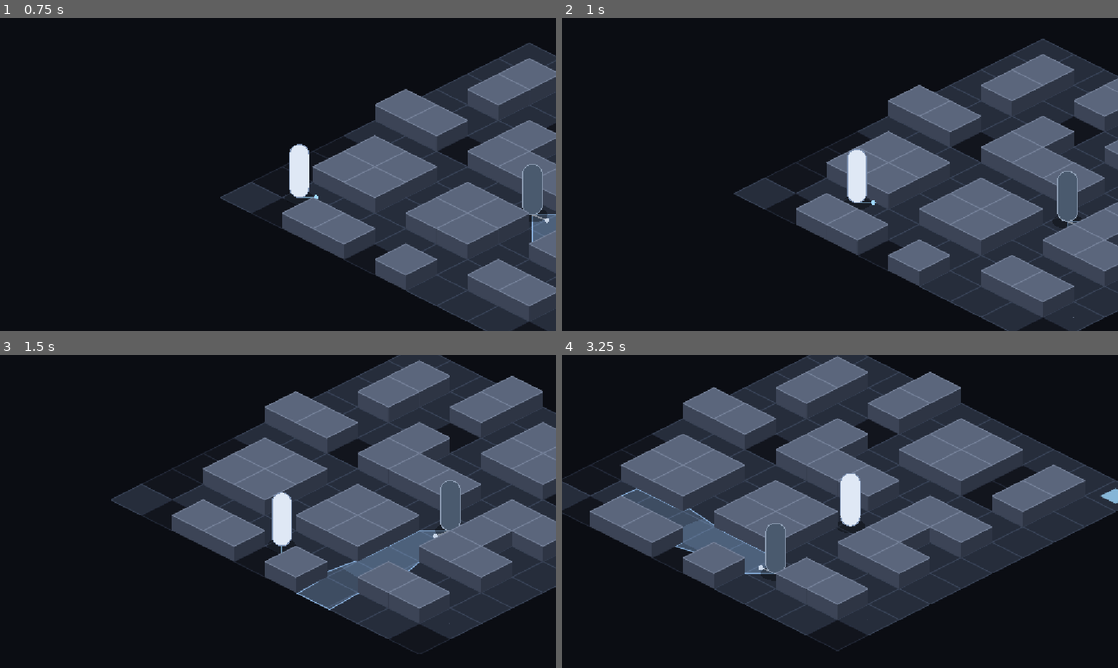
Above: before the commit, frames 1-4 (two rows, left to right).
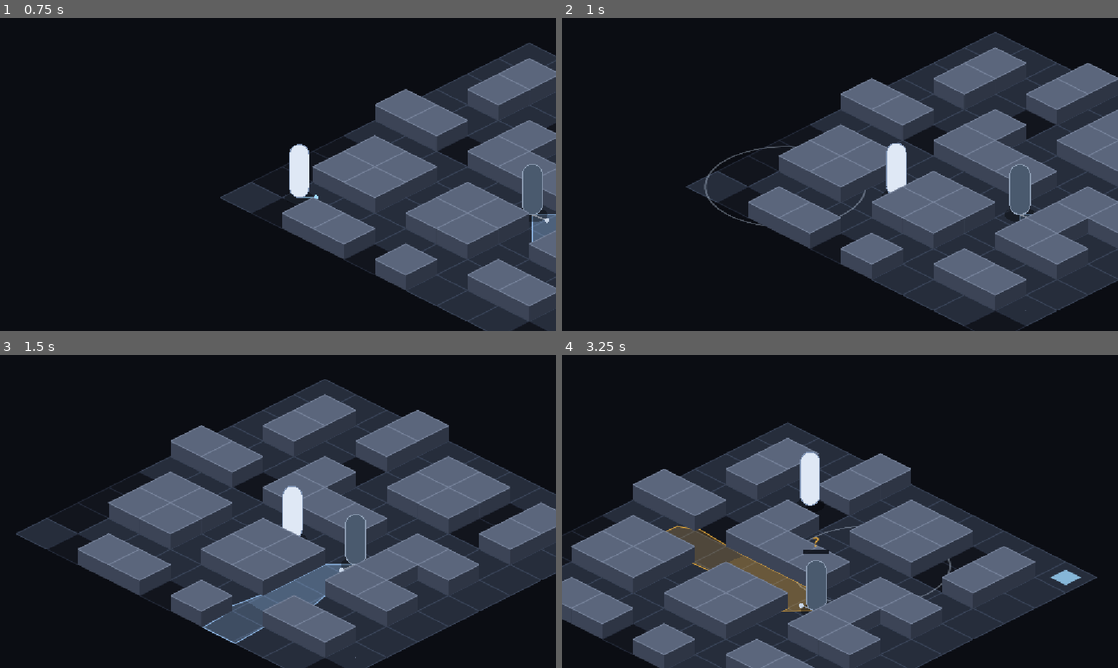
Above: after the commit, the same moments.

Repository: pepinisillo/SeraphPath
Game: Godot game, scene res://escenas/mapa_puesto_control.tscn
Same seed, same stepped clock (60 frames per second), same inputs: the game is played once before the commit and once after it.
Inputs:
- Up to frame 1 (0.75 s): hold D (mover_derecha) from 0.53 s (still down); tap K (golpe_silencioso, bound only after the commit) at 0.6 s
- Up to frame 2 (1 s): keep holding D (mover_derecha); tap Space (impulso, bound only after the commit) at 0.8 s
- Up to frame 3 (1.5 s): release D (mover_derecha) at 1.28 s; hold S (mover_abajo) from 1.28 s (still down); tap Space (impulso, bound only after the commit) at 1.35 s
- Up to frame 4 (3.25 s): tap J (tajo, bound only after the commit) at 1.55, 2.1 s; release S (mover_abajo) at 2.03 s; hold D (mover_derecha) 2.03-2.78 s; tap K (golpe_silencioso, bound only after the commit) at 2.3, 2.85 s; hold W (mover_arriba) from 2.78 s (still down); tap Space (impulso, bound only after the commit) at 3.05 s

Frame 1 is identical in both runs. In frame 2, 36% of the frame differs, in the area x 22-100%, y 4-100%; in frame 3, 45%; in frame 4, 61%, in the area x 0-100%, y 0-100%.

Commit message:
Paso 4: Golpe silencioso, Tajo, Impulso y ruido
- Tajo: 4 de daño a todo lo que haya en un arco de 120° a 1,25 casillas; enfriamiento 0,4 s; hace ruido.
- Golpe silencioso: derriba sin ruido a un soldado que no ve a Mika, sin alarma activa; un rombo marca el objetivo.
- Impulso: dash de 4 casillas en 0,15 s, frenado por los muros; enfriamiento 1,5 s; hace ruido.
- Ruido de radio 4: quien lo oye entra en Sospecha y va al origen. Se dibuja como una onda en el suelo.
- Soldados derribados quedan en el suelo; otra patrulla puede descubrir el cuerpo.
- Controles y detalles del combate en docs/reglas.md.

Diff:
--- a/sed/project.godot
+++ b/sed/project.godot
@@ -50,6 +50,26 @@
 , Object(InputEventJoypadMotion,"resource_local_to_scene":false,"resource_name":"","device":-1,"axis":0,"axis_value":1.0,"script":null)
 ]
 }
+tajo={
+"deadzone": 0.2,
+"events": [Object(InputEventKey,"resource_local_to_scene":false,"resource_name":"","device":-1,"window_id":0,"alt_pressed":false,"shift_pressed":false,"ctrl_pressed":false,"meta_pressed":false,"pressed":false,"keycode":0,"physical_keycode":74,"key_label":0,"unicode":0,"location":0,"echo":false,"script":null)
+, Object(InputEventMouseButton,"resource_local_to_scene":false,"resource_name":"","device":-1,"window_id":0,"alt_pressed":false,"shift_pressed":false,"ctrl_pressed":false,"meta_pressed":false,"button_mask":0,"position":Vector2(0, 0),"global_position":Vector2(0, 0),"factor":1.0,"button_index":1,"canceled":false,"pressed":false,"double_click":false,"script":null)
+, Object(InputEventJoypadButton,"resource_local_to_scene":false,"resource_name":"","device":-1,"button_index":2,"pressure":0.0,"pressed":false,"script":null)
+]
+}
+golpe_silencioso={
+"deadzone": 0.2,
+"events": [Object(InputEventKey,"resource_local_to_scene":false,"resource_name":"","device":-1,"window_id":0,"alt_pressed":false,"shift_pressed":false,"ctrl_pressed":false,"meta_pressed":false,"pressed":false,"keycode":0,"physical_keycode":75,"key_label":0,"unicode":0,"location":0,"echo":false,"script":null)
+, Object(InputEventMouseButton,"resource_local_to_scene":false,"resource_name":"","device":-1,"window_id":0,"alt_pressed":false,"shift_pressed":false,"ctrl_pressed":false,"meta_pressed":false,"button_mask":0,"position":Vector2(0, 0),"global_position":Vector2(0, 0),"factor":1.0,"button_index":2,"canceled":false,"pressed":false,"double_click":false,"script":null)
+, Object(InputEventJoypadButton,"resource_local_to_scene":false,"resource_name":"","device":-1,"button_index":3,"pressure":0.0,"pressed":false,"script":null)
+]
+}
+impulso={
+"deadzone": 0.2,
+"events": [Object(InputEventKey,"resource_local_to_scene":false,"resource_name":"","device":-1,"window_id":0,"alt_pressed":false,"shift_pressed":false,"ctrl_pressed":false,"meta_pressed":false,"pressed":false,"keycode":0,"physical_keycode":32,"key_label":0,"unicode":0,"location":0,"echo":false,"script":null)
+, Object(InputEventJoypadButton,"resource_local_to_scene":false,"resource_name":"","device":-1,"button_index":0,"pressure":0.0,"pressed":false,"script":null)
+]
+}
 
 [physics]
 
@@ -58,5 +78,4 @@
 [rendering]
 
 rendering_device/driver.windows="d3d12"
-renderer/rendering_method="forward_plus"
 environment/defaults/default_clear_color=Color(0.043, 0.051, 0.075, 1)
--- a/sed/scripts/config.gd
+++ b/sed/scripts/config.gd
@@ -22,6 +22,11 @@
 const TAJO_DANO := 4
 const TAJO_ALCANCE := 1.25
 const TAJO_ENFRIAMIENTO := 0.4
+const ATAQUE_ANGULO := 120.0 # grados delante de Mika en los que alcanzan Tajo y Golpe silencioso
+
+# --- Golpe silencioso ---
+const GOLPE_SILENCIOSO_ALCANCE := 1.25
+const GOLPE_SILENCIOSO_ENFRIAMIENTO := 0.5
 
 # --- Sangre ---
 const BEBER_DURACION := 2.0
@@ -53,6 +58,7 @@
 const DETECCION_SOSPECHA := 0.5 # fracción del medidor que dispara la Sospecha
 const DETECCION_VACIADO := 3.0 # s para vaciarse del todo cuando deja de verlo
 const RUIDO_RADIO := 4.0
+const RUIDO_ONDA_DURACION := 0.4 # s que dura la onda dibujada
 const SOSPECHA_DURACION := 6.0
 const ALARMA_REFUERZO_INTERVALO := 10.0
 const ALARMA_REFUERZOS_MAX := 4
--- a/sed/scripts/formas.gd
+++ b/sed/scripts/formas.gd
@@ -20,6 +20,24 @@
 	lienzo.draw_line(Vector2(r, arriba.y), Vector2(r, abajo.y), contorno, 2.0)
 
 
+## Cuerpo tendido en el suelo (personaje derribado). El origen es el centro del cuerpo.
+static func caido(lienzo: CanvasItem, largo: float, grosor: float, relleno: Color, contorno: Color) -> void:
+	lienzo.draw_set_transform(Vector2.ZERO, 0.0, Vector2(1.0, 0.5))
+	lienzo.draw_circle(Vector2.ZERO, largo * 0.55, Color(0, 0, 0, 0.35))
+	lienzo.draw_set_transform(Vector2.ZERO, 0.0, Vector2.ONE)
+
+	var r := grosor / 2.0
+	var izquierda := Vector2(-largo / 2.0 + r, -r)
+	var derecha := Vector2(largo / 2.0 - r, -r)
+	lienzo.draw_rect(Rect2(izquierda.x, -grosor, derecha.x - izquierda.x, grosor), relleno)
+	lienzo.draw_circle(izquierda, r, relleno)
+	lienzo.draw_circle(derecha, r, relleno)
+	lienzo.draw_arc(izquierda, r, PI / 2.0, PI * 1.5, 16, contorno, 2.0)
+	lienzo.draw_arc(derecha, r, -PI / 2.0, PI / 2.0, 16, contorno, 2.0)
+	lienzo.draw_line(Vector2(izquierda.x, -grosor), Vector2(derecha.x, -grosor), contorno, 2.0)
+	lienzo.draw_line(Vector2(izquierda.x, 0.0), Vector2(derecha.x, 0.0), contorno, 2.0)
+
+
 ## Flecha sobre el suelo que indica hacia dónde mira (dirección en casillas).
 static func mirada(lienzo: CanvasItem, direccion: Vector2, color: Color) -> void:
 	var frente := Iso.a_pantalla(direccion) - Iso.a_pantalla(Vector2.ZERO)
--- a/sed/scripts/mapa.gd
+++ b/sed/scripts/mapa.gd
@@ -39,9 +39,8 @@
 	mika = get_node_or_null("Mika")
 	if mika:
 		mika.iniciar(self, Vector2(inicio_mika) + Vector2(0.5, 0.5))
-	for hijo in get_children():
-		if hijo is Soldado:
-			hijo.iniciar(self)
+	for soldado in soldados():
+		soldado.iniciar(self)
 
 
 func _construir() -> void:
@@ -116,6 +115,24 @@
 	return puntos
 
 
+func soldados() -> Array[Soldado]:
+	var lista: Array[Soldado] = []
+	for hijo in get_children():
+		if hijo is Soldado:
+			lista.append(hijo)
+	return lista
+
+
+## Un ruido en `origen`: los soldados a menos de RUIDO_RADIO casillas lo oyen, haya muros o no.
+func hacer_ruido(origen: Vector2) -> void:
+	for soldado in soldados():
+		if soldado.pos.distance_to(origen) <= Config.RUIDO_RADIO:
+			soldado.oir(origen)
+	var onda := OndaRuido.new()
+	onda.position = Iso.a_pantalla(origen)
+	add_child(onda)
+
+
 ## Llama a un soldado de refuerzo, que aparece en la entrada de refuerzos.
 func crear_refuerzo(numero: int) -> void:
 	var soldado: Soldado = load("res://escenas/soldado.tscn").instantiate()
--- a/sed/scripts/mika.gd
+++ b/sed/scripts/mika.gd
@@ -1,19 +1,31 @@
 class_name Mika
 extends Node2D
 ## Mika. Su posición real vive en coordenadas de casilla (pos); `position` solo se deriva al dibujar.
+## Acciones: Tajo (daño y ruido), Golpe silencioso (derriba sin ruido) e Impulso (dash con ruido).
 
 const COLOR_CUERPO := Color("dfe8f5")
 const COLOR_CONTORNO := Color("7f93b3")
 const COLOR_MIRADA := Color("9fd8ff")
+const COLOR_TAJO := Color("eef5ff")
 
 const ALTO_CAPSULA := 110.0 # px
 const ANCHO_CAPSULA := 40.0 # px
 const PASO_MAXIMO := 0.1 # casillas por subpaso, para no atravesar muros a gran velocidad
+const TAJO_VISIBLE := 0.12 # s que se ve el arco del Tajo
 
 var mapa: Mapa
 var pos := Vector2.ZERO # casillas
 var mirada := Vector2(1, 1).normalized() # dirección en casillas
 var direccion := 0 # una de 8 direcciones de pantalla, 0 = derecha, en sentido horario
+## Soldado al que derribaría ahora un Golpe silencioso (o null). Él dibuja la marca.
+var objetivo_silencioso: Soldado = null
+
+var _impulso_restante := 0.0 # s que quedan de dash; > 0 mientras dura
+var _impulso_dir := Vector2.ZERO
+var _enfriamiento_impulso := 0.0
+var _enfriamiento_tajo := 0.0
+var _enfriamiento_golpe := 0.0
+var _tajo_restante := 0.0
 
 
 func iniciar(p_mapa: Mapa, p_pos: Vector2) -> void:
@@ -23,22 +35,112 @@
 	$Camara.reset_smoothing()
 
 
+func celda() -> Vector2i:
+	return Vector2i(floori(pos.x), floori(pos.y))
+
+
+func esta_impulsando() -> bool:
+	return _impulso_restante > 0.0
+
+
 func _physics_process(delta: float) -> void:
 	if mapa == null:
 		return
-	var entrada := Input.get_vector("mover_izquierda", "mover_derecha", "mover_arriba", "mover_abajo")
-	if entrada != Vector2.ZERO:
-		var dir := Iso.direccion_desde_pantalla(entrada)
-		mover(dir * Config.VELOCIDAD_MIKA * delta)
-		mirada = dir.normalized()
-		direccion = Formas.direccion_8(mirada)
+	_enfriamiento_impulso -= delta
+	_enfriamiento_tajo -= delta
+	_enfriamiento_golpe -= delta
+	_tajo_restante -= delta
+
+	if esta_impulsando():
+		_impulsar(delta)
+	else:
+		var entrada := Input.get_vector("mover_izquierda", "mover_derecha", "mover_arriba", "mover_abajo")
+		if entrada != Vector2.ZERO:
+			var dir := Iso.direccion_desde_pantalla(entrada)
+			mover(dir * Config.VELOCIDAD_MIKA * delta)
+			mirada = dir.normalized()
+		if Input.is_action_just_pressed("impulso"):
+			impulso(entrada)
+		elif Input.is_action_just_pressed("tajo"):
+			tajo()
+		elif Input.is_action_just_pressed("golpe_silencioso"):
+			golpe_silencioso()
+
+	objetivo_silencioso = _buscar_objetivo_silencioso()
+	direccion = Formas.direccion_8(mirada)
 	position = Iso.a_pantalla(pos)
 	queue_redraw()
 
 
-func celda() -> Vector2i:
-	return Vector2i(floori(pos.x), floori(pos.y))
+# --- Acciones ---
 
+## Daña a todos los soldados al alcance delante de Mika. Hace ruido.
+func tajo() -> bool:
+	if _enfriamiento_tajo > 0.0 or esta_impulsando():
+		return false
+	_enfriamiento_tajo = Config.TAJO_ENFRIAMIENTO
+	_tajo_restante = TAJO_VISIBLE
+	for soldado in mapa.soldados():
+		if _al_alcance(soldado, Config.TAJO_ALCANCE):
+			soldado.recibir_dano(Config.TAJO_DANO)
+	mapa.hacer_ruido(pos)
+	return true
+
+
+## Derriba sin ruido al soldado marcado. Sin objetivo válido no hace nada.
+func golpe_silencioso() -> bool:
+	if _enfriamiento_golpe > 0.0 or esta_impulsando():
+		return false
+	var objetivo := _buscar_objetivo_silencioso()
+	if objetivo == null:
+		return false
+	_enfriamiento_golpe = Config.GOLPE_SILENCIOSO_ENFRIAMIENTO
+	objetivo.derribar()
+	return true
+
+
+## Dash hacia donde apunta la entrada (o hacia donde mira, si no hay entrada). Hace ruido donde empieza.
+func impulso(entrada: Vector2) -> bool:
+	if _enfriamiento_impulso > 0.0 or esta_impulsando():
+		return false
+	_impulso_dir = Iso.direccion_desde_pantalla(entrada).normalized() if entrada != Vector2.ZERO else mirada
+	mirada = _impulso_dir
+	_impulso_restante = Config.IMPULSO_DURACION
+	_enfriamiento_impulso = Config.IMPULSO_ENFRIAMIENTO
+	mapa.hacer_ruido(pos)
+	return true
+
+
+func _impulsar(delta: float) -> void:
+	var tramo := minf(delta, _impulso_restante)
+	mover(_impulso_dir * (Config.IMPULSO_DISTANCIA / Config.IMPULSO_DURACION) * tramo)
+	_impulso_restante -= tramo
+	if _impulso_restante < 0.0001:
+		_impulso_restante = 0.0 # evita un fotograma extra por redondeo
+
+
+## Soldado en pie, a menos de `alcance` casillas y dentro del arco de ataque delante de Mika.
+func _al_alcance(soldado: Soldado, alcance: float) -> bool:
+	if soldado.derribado:
+		return false
+	var hacia := soldado.pos - pos
+	if hacia.length() > alcance:
+		return false
+	if hacia.length() < 0.3:
+		return true # encima de él: no importa hacia dónde mire
+	return absf(angle_difference(mirada.angle(), hacia.angle())) <= deg_to_rad(Config.ATAQUE_ANGULO) / 2.0
+
+
+func _buscar_objetivo_silencioso() -> Soldado:
+	var mejor: Soldado = null
+	for soldado in mapa.soldados():
+		if _al_alcance(soldado, Config.GOLPE_SILENCIOSO_ALCANCE) and soldado.admite_golpe_silencioso():
+			if mejor == null or pos.distance_to(soldado.pos) < pos.distance_to(mejor.pos):
+				mejor = soldado
+	return mejor
+
+
+# --- Movimiento ---
 
 ## Mueve en coordenadas de casilla, deslizando contra los muros.
 func mover(desplazamiento: Vector2) -> void:
@@ -52,15 +154,15 @@
 ## Empuja el círculo de Mika fuera de cualquier casilla de muro que toque.
 func _salir_de_muros() -> void:
 	var r := Config.RADIO_MIKA
-	var base := Vector2i(floori(pos.x), floori(pos.y))
+	var base := celda()
 	for dy in range(-1, 2):
 		for dx in range(-1, 2):
-			var celda := base + Vector2i(dx, dy)
-			if not mapa.es_muro(celda):
+			var c := base + Vector2i(dx, dy)
+			if not mapa.es_muro(c):
 				continue
 			var cercano := Vector2(
-				clampf(pos.x, celda.x, celda.x + 1.0),
-				clampf(pos.y, celda.y, celda.y + 1.0))
+				clampf(pos.x, c.x, c.x + 1.0),
+				clampf(pos.y, c.y, c.y + 1.0))
 			var dif := pos - cercano
 			var dist := dif.length()
 			if dist < r:
@@ -68,9 +170,28 @@
 					pos += dif / dist * (r - dist)
 				else:
 					# El centro quedó dentro del muro: salir por el lado más cercano.
-					pos = Vector2(celda) + Vector2(0.5, 0.5) + (pos - Vector2(celda) - Vector2(0.5, 0.5)).normalized() * (0.5 + r)
+					pos = Vector2(c) + Vector2(0.5, 0.5) + (pos - Vector2(c) - Vector2(0.5, 0.5)).normalized() * (0.5 + r)
 
 
+# --- Dibujo ---
+
 func _draw() -> void:
+	if _tajo_restante > 0.0:
+		_dibujar_tajo()
 	Formas.mirada(self, mirada, COLOR_MIRADA)
-	Formas.capsula(self, ALTO_CAPSULA, ANCHO_CAPSULA, COLOR_CUERPO, COLOR_CONTORNO)
+	var cuerpo := COLOR_CUERPO
+	if esta_impulsando():
+		cuerpo.a = 0.6
+	Formas.capsula(self, ALTO_CAPSULA, ANCHO_CAPSULA, cuerpo, COLOR_CONTORNO)
+
+
+## Arco en el suelo con el alcance y el ángulo reales del Tajo.
+func _dibujar_tajo() -> void:
+	var medio := deg_to_rad(Config.ATAQUE_ANGULO) / 2.0
+	var puntos := PackedVector2Array()
+	for i in 13:
+		var angulo := mirada.angle() - medio + 2.0 * medio * i / 12.0
+		var punto := Vector2.from_angle(angulo) * Config.TAJO_ALCANCE
+		puntos.append(Iso.a_pantalla(punto) - Iso.a_pantalla(Vector2.ZERO))
+	var alfa := _tajo_restante / TAJO_VISIBLE
+	draw_polyline(puntos, Color(COLOR_TAJO, alfa), 6.0, true)
--- /dev/null
+++ b/sed/scripts/onda_ruido.gd
@@ -0,0 +1,28 @@
+class_name OndaRuido
+extends Node2D
+## Onda que se dibuja en el suelo al hacer ruido: crece hasta el radio en que se oye y se desvanece.
+
+const COLOR := Color(0.85, 0.92, 1.0)
+
+var _tiempo := 0.0
+
+
+func _ready() -> void:
+	z_as_relative = false
+	z_index = -1
+
+
+func _process(delta: float) -> void:
+	_tiempo += delta
+	if _tiempo >= Config.RUIDO_ONDA_DURACION:
+		queue_free()
+		return
+	queue_redraw()
+
+
+func _draw() -> void:
+	var avance := _tiempo / Config.RUIDO_ONDA_DURACION
+	# Un círculo de radio r casillas se ve en pantalla como una elipse 2:1 de semieje r·ancho/√2.
+	var radio := Config.RUIDO_RADIO * avance * Config.ANCHO_CASILLA / sqrt(2.0)
+	draw_set_transform(Vector2.ZERO, 0.0, Vector2(1.0, 0.5))
+	draw_arc(Vector2.ZERO, radio, 0.0, TAU, 64, Color(COLOR, 0.6 * (1.0 - avance)), 4.0, true)
--- a/sed/scripts/soldado.gd
+++ b/sed/scripts/soldado.gd
@@ -1,6 +1,7 @@
 class_name Soldado
 extends Node2D
 ## Soldado humano. Patrulla su ruta y reacciona a Mika en tres estados: Oculto, Sospecha y Alarma.
+## Puede quedar derribado (por Tajo o Golpe silencioso); otro soldado puede descubrir su cuerpo.
 ## Su posición real vive en coordenadas de casilla.
 
 enum Estado { OCULTO, SOSPECHA, ALARMA }
@@ -11,6 +12,7 @@
 const COLOR_CALMA := Color("9eccff")
 const COLOR_SOSPECHA := Color("f2b13c")
 const COLOR_ALARMA := Color("e0384a")
+const COLOR_MARCA_SILENCIOSO := Color("e8f1ff")
 const COLOR_FONDO_MEDIDOR := Color(0.04, 0.05, 0.08, 0.85)
 const ALTO_CAPSULA := 104.0
 const ANCHO_CAPSULA := 42.0
@@ -29,6 +31,9 @@
 var direccion := 0 # una de 8 direcciones de pantalla
 var estado := Estado.OCULTO
 var medidor := 0.0 # detección, de 0 a 1
+var vida := Config.SOLDADO_VIDA
+var derribado := false
+var descubierto := false # otro soldado ya encontró su cuerpo
 
 var _indice := 0 # punto de la ruta hacia el que camina
 var _sentido := 1 # para el vaivén
@@ -56,9 +61,11 @@
 
 
 func _physics_process(delta: float) -> void:
-	if mapa == null or ruta.is_empty():
+	if mapa == null or ruta.is_empty() or derribado:
 		return
 	var ve := _ve_a_mika()
+	if estado != Estado.ALARMA:
+		_buscar_cuerpos()
 	_actualizar_medidor(ve, delta)
 	if mapa.alerta.activa and estado != Estado.ALARMA:
 		_entrar_en_alarma()
@@ -77,21 +84,64 @@
 	queue_redraw()
 
 
+# --- Acciones de Mika sobre él ---
+
+func recibir_dano(cantidad: int) -> void:
+	if derribado:
+		return
+	vida -= cantidad
+	if vida <= 0:
+		derribar()
+	else:
+		mapa.alerta.dar_alarma(mapa.mika.pos)
+
+
+func derribar() -> void:
+	derribado = true
+	vida = 0
+	medidor = 0.0
+	estado = Estado.OCULTO
+	cono.visible = false
+	queue_redraw()
+
+
+## Por la espalda o fuera del cono, y sin alarma activa.
+func admite_golpe_silencioso() -> bool:
+	return not derribado and not mapa.alerta.activa and not _ve_a_mika()
+
+
+## Oye un ruido: va a investigar el origen. En Alarma ya persigue y no le cambia nada.
+func oir(origen: Vector2) -> void:
+	if derribado or estado == Estado.ALARMA:
+		return
+	_investigar(origen)
+
+
 # --- Percepción ---
 
-## Mika está dentro del cono, al alcance (menor si él está en sombra) y sin muros de por medio.
 func _ve_a_mika() -> bool:
-	var mika := mapa.mika
-	if mika == null:
-		return false
-	var hacia := mika.pos - pos
+	return mapa.mika != null and _puede_ver(mapa.mika.pos)
+
+
+## El punto está dentro del cono, al alcance (menor si está en sombra) y sin muros de por medio.
+func _puede_ver(punto: Vector2) -> bool:
+	var hacia := punto - pos
 	var distancia := hacia.length()
-	var alcance := Config.VISION_ALCANCE_SOMBRA if mapa.es_sombra(mika.celda()) else Config.VISION_ALCANCE
+	var en_sombra := mapa.es_sombra(Vector2i(floori(punto.x), floori(punto.y)))
+	var alcance := Config.VISION_ALCANCE_SOMBRA if en_sombra else Config.VISION_ALCANCE
 	if distancia > alcance:
 		return false
 	if distancia > 0.001 and absf(angle_difference(mirada.angle(), hacia.angle())) > deg_to_rad(Config.VISION_ANGULO) / 2.0:
 		return false
-	return mapa.hay_linea_de_vision(pos, mika.pos)
+	return mapa.hay_linea_de_vision(pos, punto)
+
+
+## Si ve un cuerpo que nadie había encontrado, va a investigarlo.
+func _buscar_cuerpos() -> void:
+	for otro in mapa.soldados():
+		if otro.derribado and not otro.descubierto and _puede_ver(otro.pos):
+			otro.descubierto = true
+			_investigar(otro.pos)
 
 
 func _actualizar_medidor(ve: bool, delta: float) -> void:
@@ -261,8 +311,18 @@
 
 
 func _draw() -> void:
+	if derribado:
+		Formas.caido(self, ALTO_CAPSULA * 0.8, ANCHO_CAPSULA * 0.8, COLOR_CUERPO.darkened(0.25), COLOR_CONTORNO.darkened(0.3))
+		return
 	Formas.mirada(self, mirada, COLOR_MIRADA)
 	Formas.capsula(self, ALTO_CAPSULA, ANCHO_CAPSULA, COLOR_CUERPO, COLOR_CONTORNO)
+
+	# Rombo sobre la cabeza: Mika puede derribarlo ahora con un Golpe silencioso.
+	if mapa and mapa.mika and mapa.mika.objetivo_silencioso == self:
+		var c := Vector2(0, -ALTO_CAPSULA - 46.0)
+		var rombo := PackedVector2Array([c + Vector2(0, -9), c + Vector2(9, 0), c + Vector2(0, 9), c + Vector2(-9, 0), c + Vector2(0, -9)])
+		draw_polyline(rombo, COLOR_MARCA_SILENCIOSO, 2.0, true)
+
 	if medidor <= 0.0 and estado == Estado.OCULTO:
 		return
 
Not shown, added: sed/scripts/onda_ruido.gd.uid
Not shown, changed: docs/reglas.md
